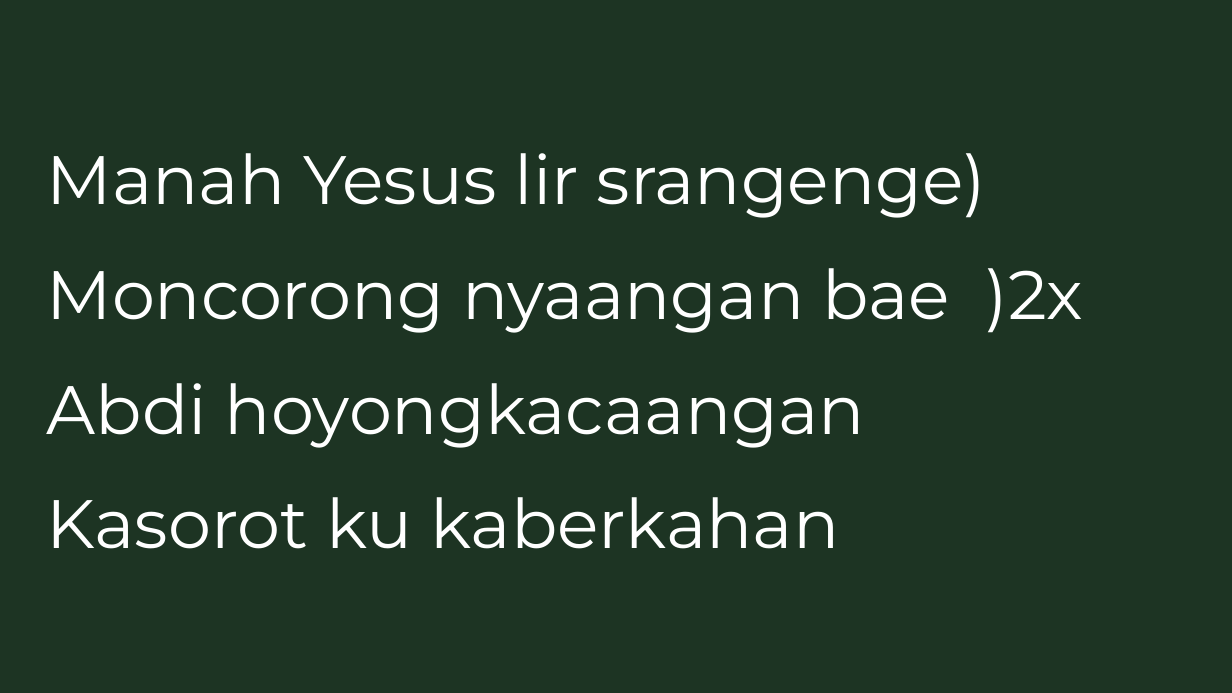
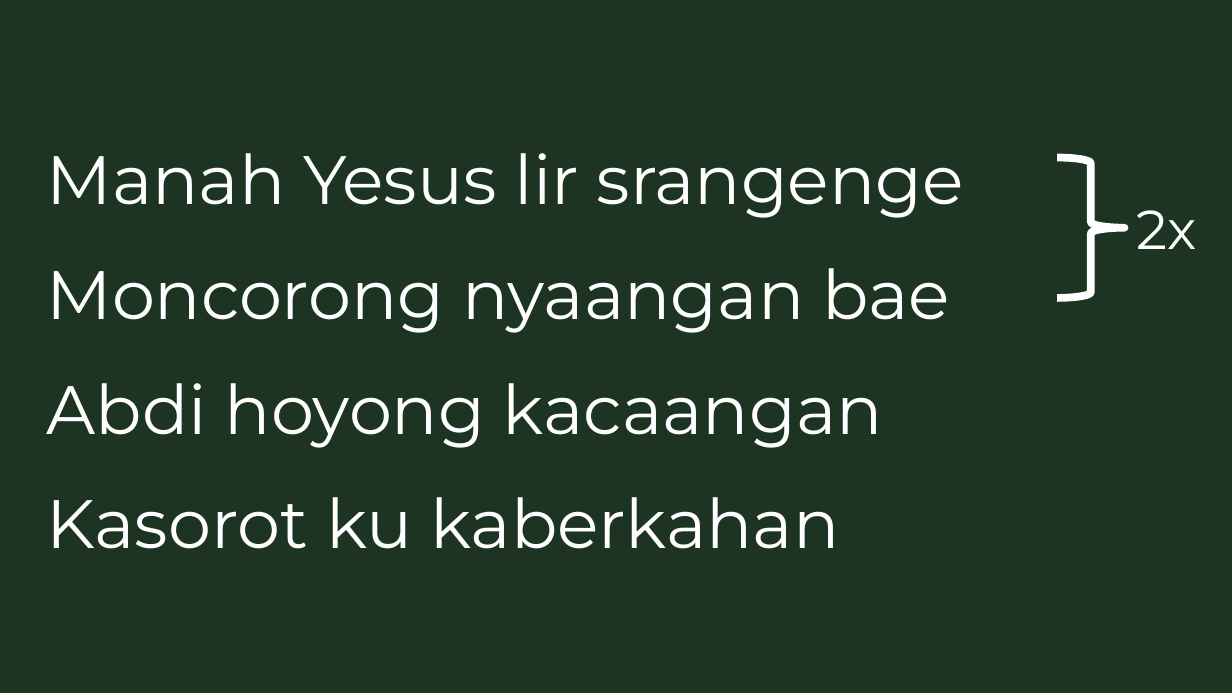
Before and after one commit to laurensius/Slide_Misa_KRC, a slide deck: slide 51 of 2021 01 tanggal 23 -24/Bahasa Sunda.pptx. Drawn at 1232x693 pixels with LibreOffice and Linux fonts; fonts in the diff are those of the drawing. Boxes give left, top, right and bottom in pixels: in the first picture for what was removed or moved away, otherwise in the second. Text is boxed around its words. In the diff, an @@ line names an element or a change of style, - is before the commit and + after.

```diff
--- a/2021 01 tanggal 23 -24/Bahasa Sunda.pptx
+++ b/2021 01 tanggal 23 -24/Bahasa Sunda.pptx
@@ text at (47, 153, 964, 448): text changed @@
-Manah Yesus lir srangenge)
-Moncorong nyaangan bae )2x
-Abdi hoyongkacaangan
+Manah Yesus lir srangenge
+Moncorong nyaangan bae
+Abdi hoyong kacaangan
@@ right brace added at (1057, 158, 1125, 298), outline #FFFFFF 4.5 pt @@
@@ text added at (1137, 210, 1197, 249), 32 pt, text #FFFFFF @@
+2x
```
Also in this commit, not shown: 16 other slides changed, 17 other files.
